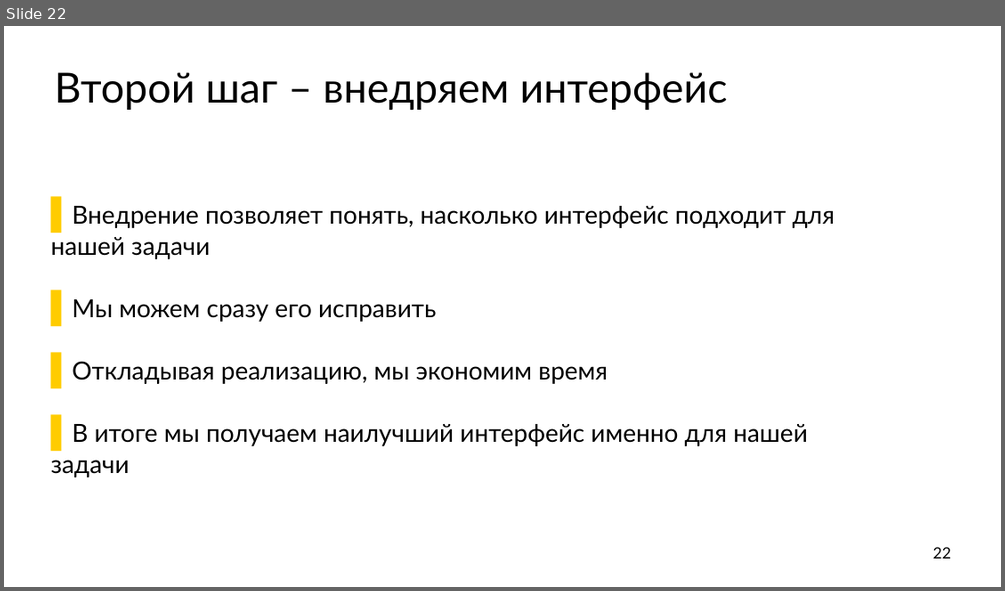
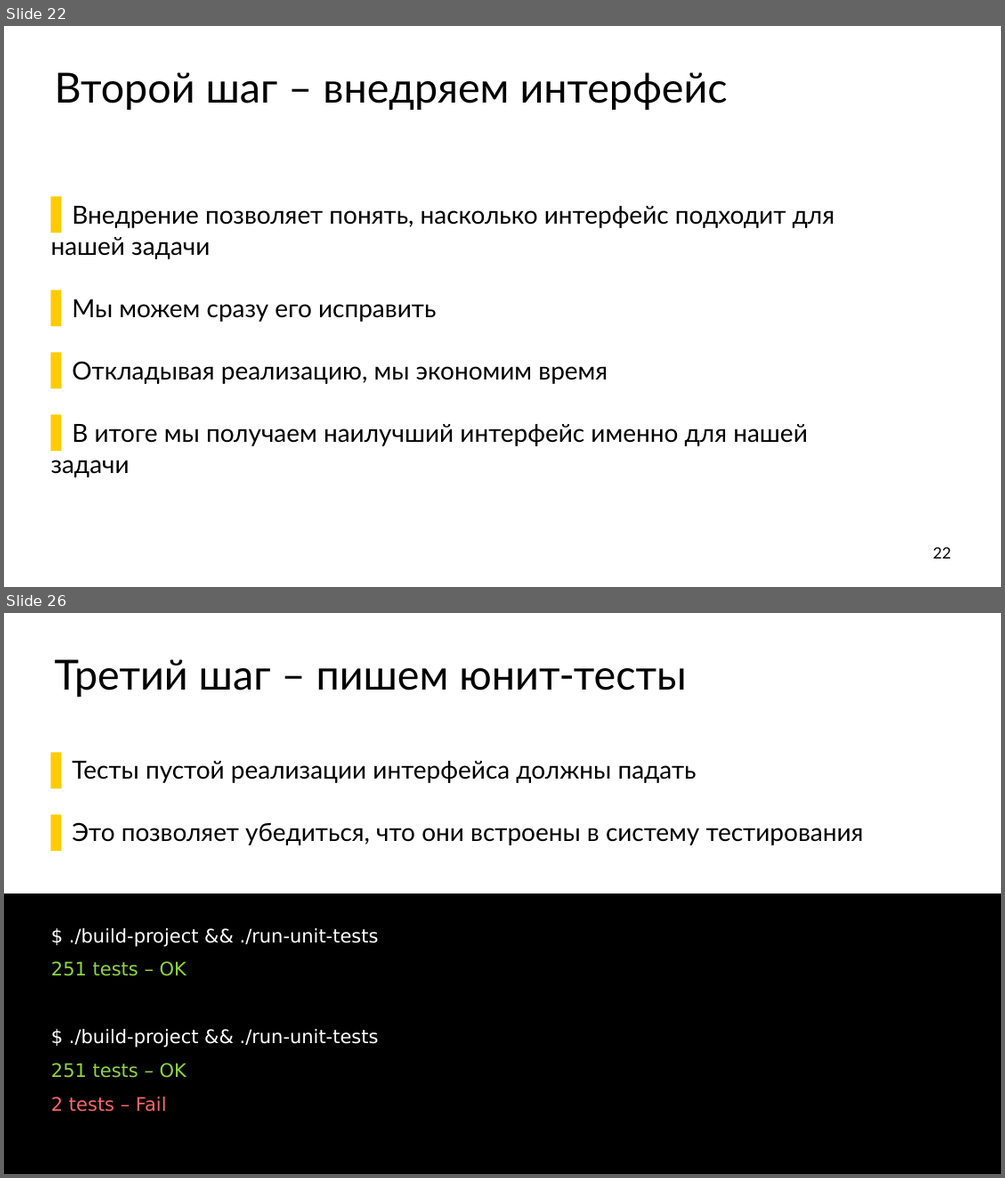
Before and after one commit to ishfb/secr2017, a slide deck: slides.pptx. Shown one above the other, each under a label of ours: slide 22 before the commit, slides 22 and 26 after it; the slides between them are not shown. The pictures are 1005x591 and 1005x1178 pixels, drawn with LibreOffice and Linux fonts; fonts in the diff are those of the drawing. Boxes give left, top, right and bottom in pixels: in the first picture for what was removed or moved away, otherwise in the second. Text is boxed around its words. In the diff, an @@ line names an element or a change of style, - is before the commit and + after.

```diff
--- a/slides.pptx
+++ b/slides.pptx
@@ slide 26 added at (x1=4, y1=613, x2=1001, y2=1174), background #FFFFFF @@
@@ title added at (x1=55, y1=659, x2=686, y2=697), 80 pt, text #000000 @@
+Третий шаг – пишем юнит-тесты
@@ text added at (x1=72, y1=761, x2=864, y2=845), 48 pt, text #000000 @@
+  ▌ Тесты пустой реализации интерфейса должны падать
+  ▌ Это позволяет убедиться, что они встроены в систему тестирования
@@ text added at (x1=4, y1=893, x2=1001, y2=1174), fill #000000, 36 pt, text #FFFFFF @@
+$ ./build-project && ./run-unit-tests
+251 tests – OK
+$ ./build-project && ./run-unit-tests
+251 tests – OK
+2 tests – Fail
```
Also in this commit, not shown: 2 slides changed, 11 other slides added, 1 slide removed, 1 other file.
